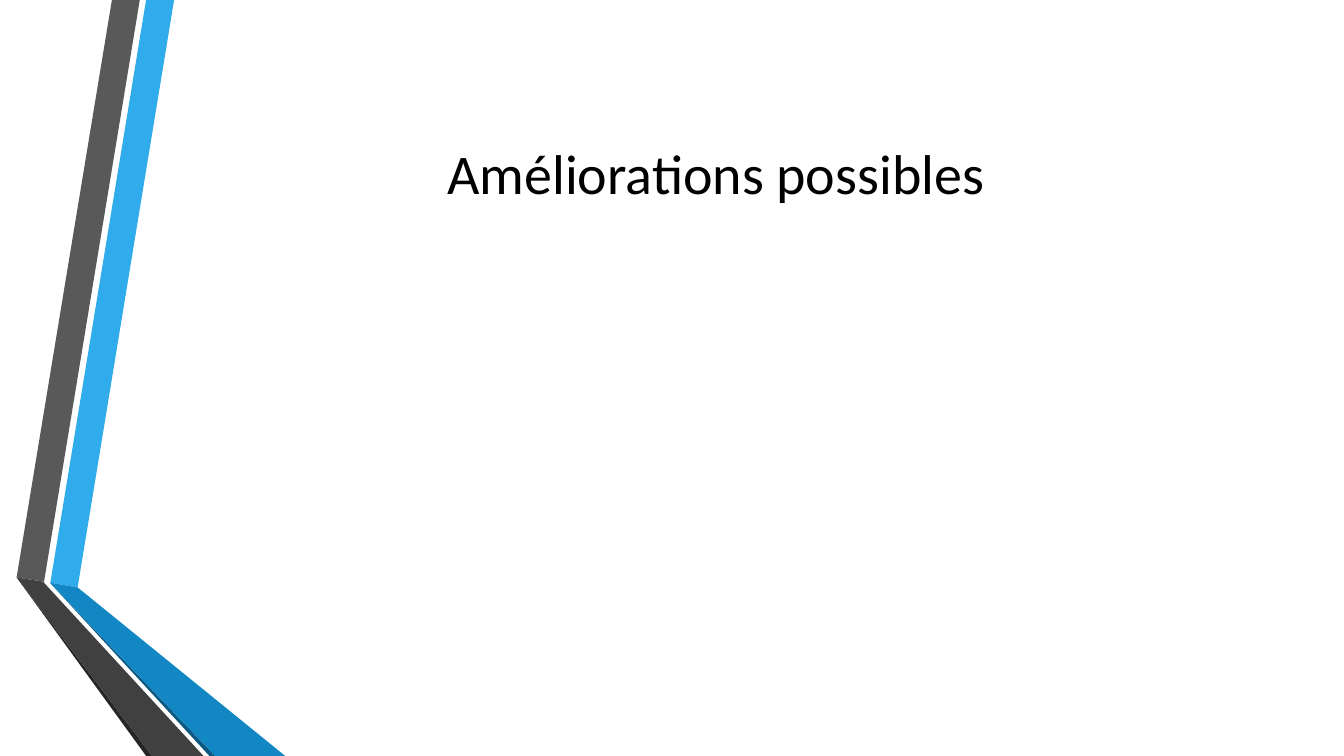
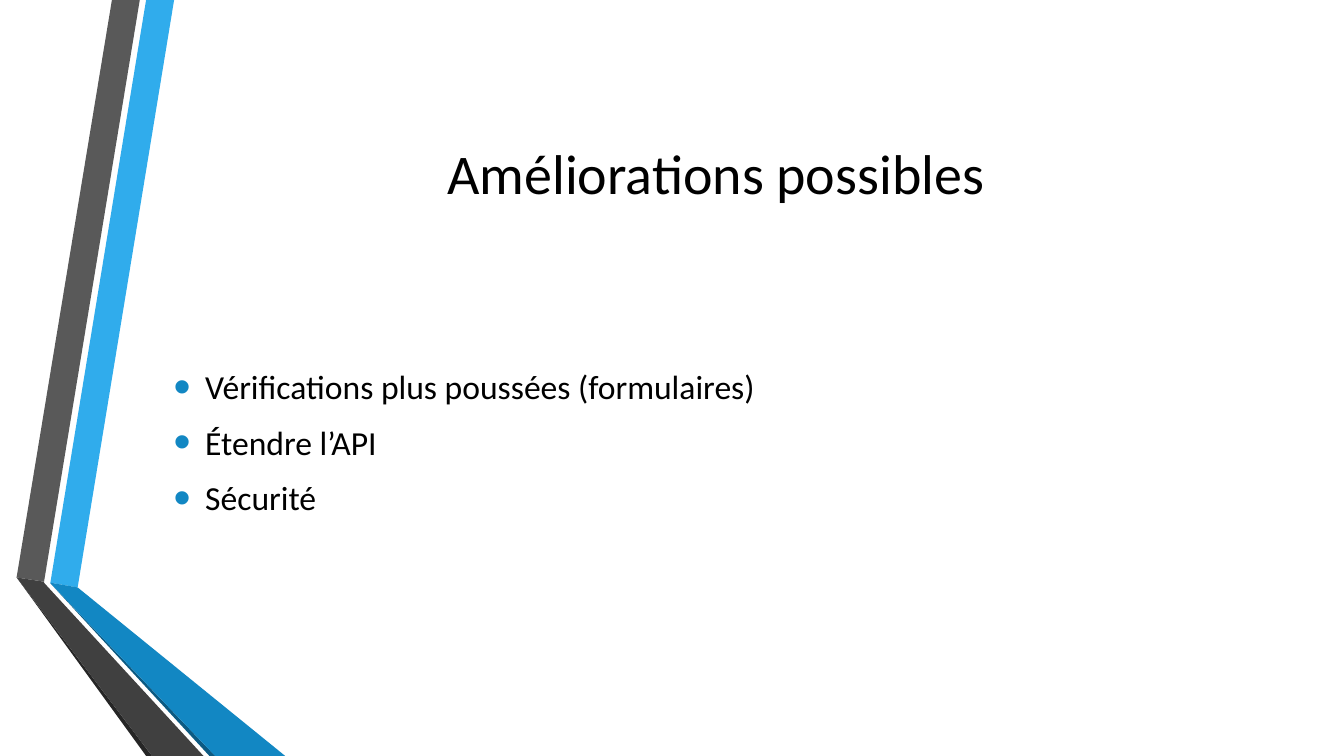
Before and after one commit to xajkep/Teaching-HEIGVD-AMT-2015-Project, a slide deck: slide 10 of Presentation/AMT_BSWZ_projet.pptx (slide 9 before the commit). Drawn at 1344x756 pixels with LibreOffice and Linux fonts; fonts in the diff are those of the drawing; background and template pictures are left out. Boxes give left, top, right and bottom in pixels: in the first picture for what was removed or moved away, otherwise in the second. Text is boxed around its words. In the diff, an @@ line names an element or a change of style, - is before the commit and + after.

```diff
--- a/Presentation/AMT_BSWZ_projet.pptx
+++ b/Presentation/AMT_BSWZ_projet.pptx
@@ text added at box(205, 374, 754, 511), 24 pt, text #000000 @@
+• Vérifications plus poussées (formulaires)
+• Étendre l’API
+• Sécurité
```
Also in this commit, not shown: 5 other slides changed, 1 slide added.
